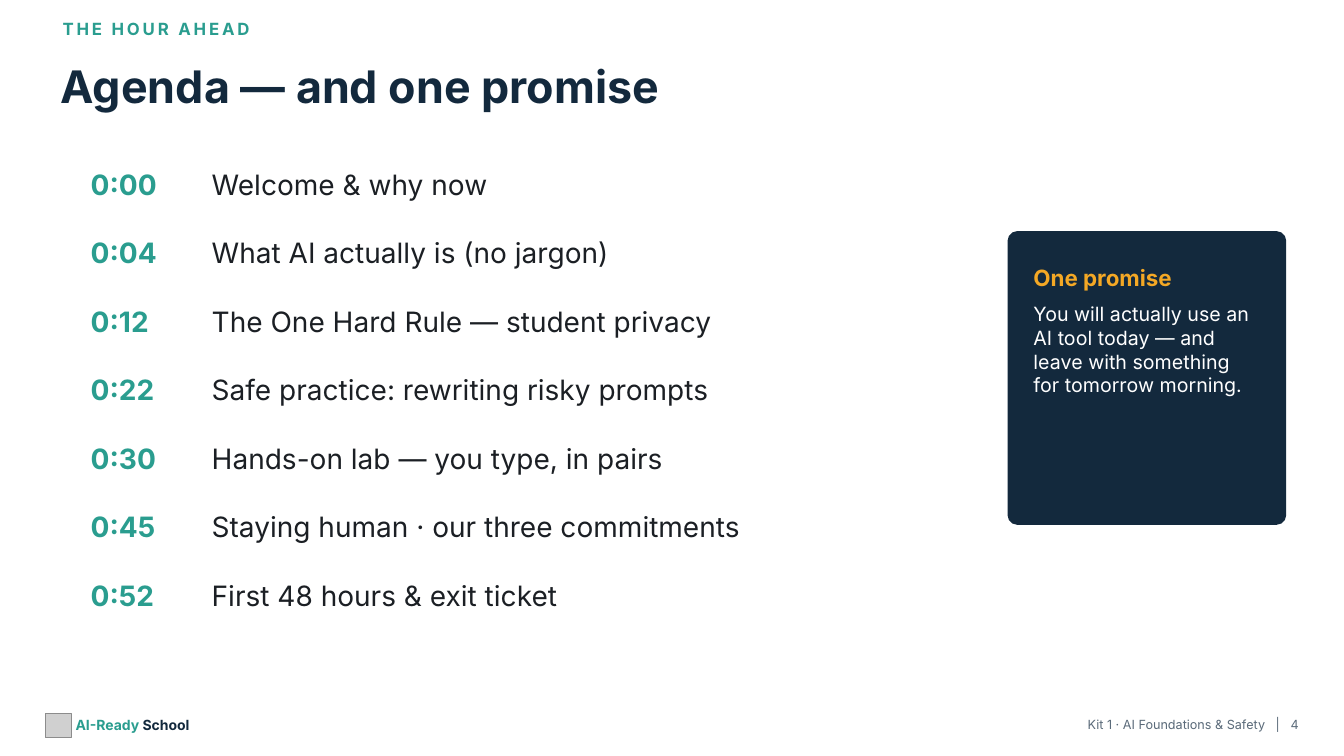
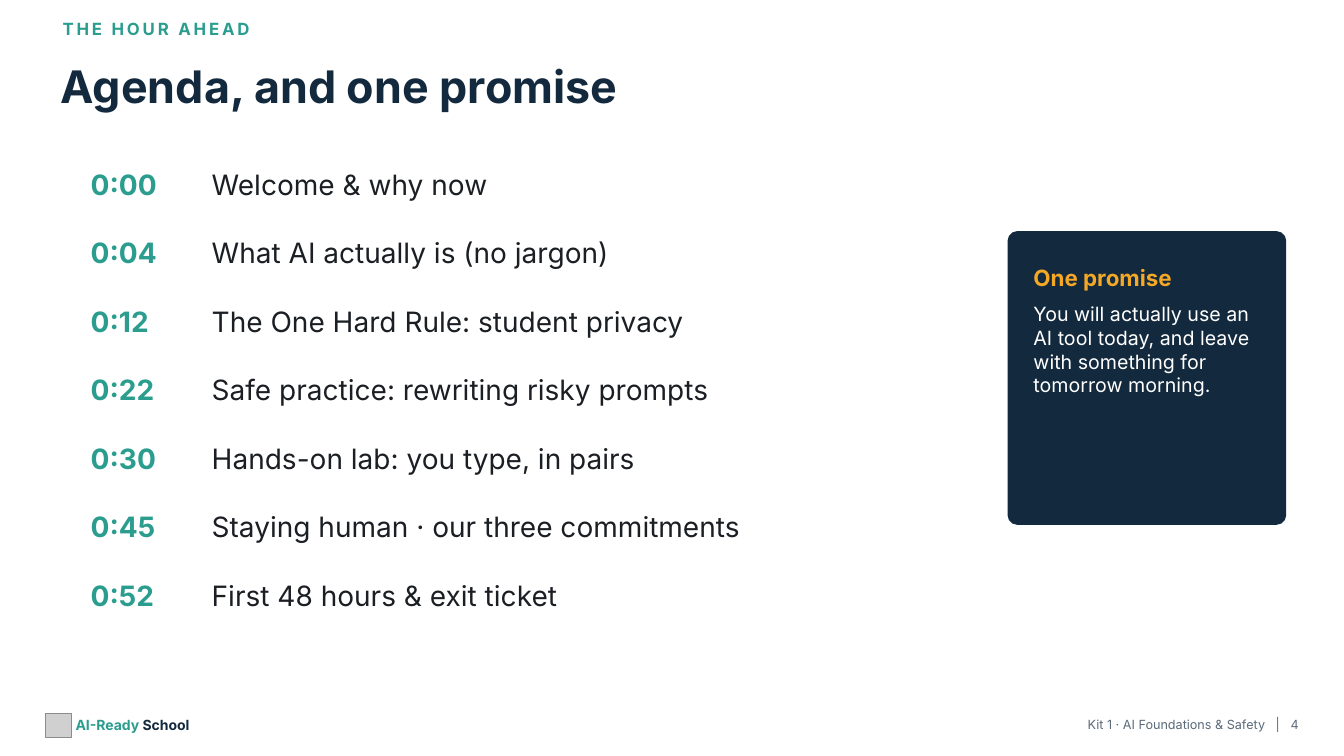
Before and after one commit to aspinozzi1/Ai-School-Ready, a slide deck: slide 4 of kits/kit01/Kit01_PresentationDeck.pptx. Drawn at 1344x756 pixels with LibreOffice and Linux fonts; fonts in the diff are those of the drawing; grey boxes stand for pictures. Boxes give left, top, right and bottom in pixels: in the first picture for what was removed or moved away, otherwise in the second. Text is boxed around its words. In the diff, an @@ line names an element or a change of style, - is before the commit and + after.

```diff
--- a/kits/kit01/Kit01_PresentationDeck.pptx
+++ b/kits/kit01/Kit01_PresentationDeck.pptx
@@ text at (x1=60, y1=68, x2=618, y2=113): text changed @@
-Agenda — and one promise
+Agenda, and one promise
@@ text at (x1=212, y1=311, x2=683, y2=338): text changed @@
-The One Hard Rule — student privacy
+The One Hard Rule: student privacy
@@ text at (x1=1033, y1=306, x2=1249, y2=397): text changed @@
-You will actually use an AI tool today — and leave with something for tomorrow morning.
+You will actually use an AI tool today, and leave with something for tomorrow morning.
@@ text at (x1=212, y1=448, x2=634, y2=475): text changed @@
-Hands-on lab — you type, in pairs
+Hands-on lab: you type, in pairs
```
Also in this commit, not shown: 24 other slides changed, 20 other files.
